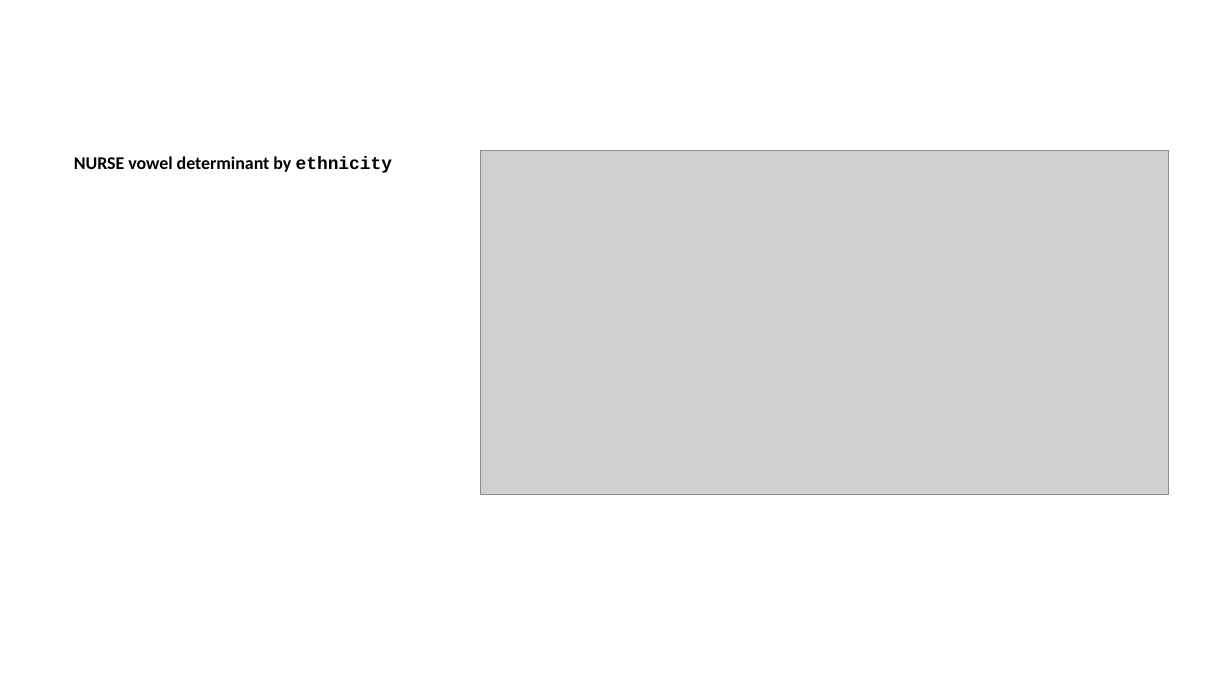
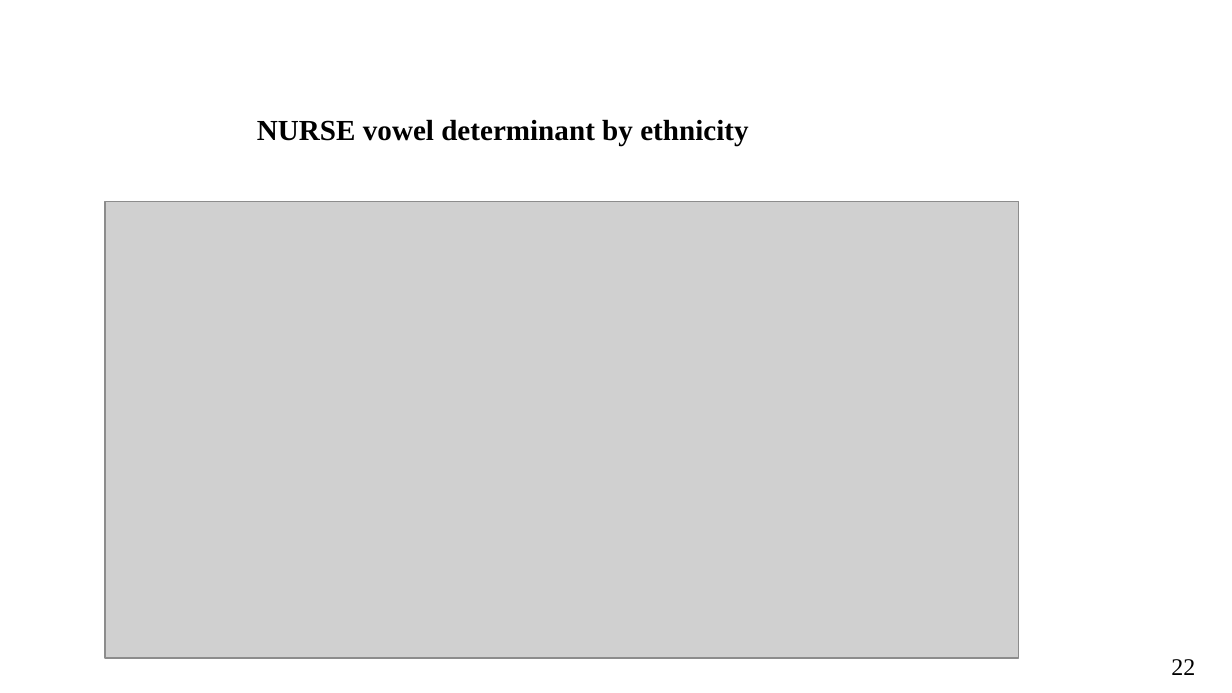
Before and after one commit to ClassOrg-Data-Sci-2024/Computational-mapping-of-NURSE-vowels-in-NE, a slide deck: slide 22 of Presentation.pptx (slide 27 before the commit). Drawn at 1232x693 pixels with LibreOffice and Linux fonts; fonts in the diff are those of the drawing; grey boxes stand for pictures. Boxes give left, top, right and bottom in pixels: in the first picture for what was removed or moved away, otherwise in the second. Text is boxed around its words. In the diff, an @@ line names an element or a change of style, - is before the commit and + after.

```diff
--- a/Presentation.pptx
+++ b/Presentation.pptx
@@ text "NURSE vowel determinant by ethnicity" moved from (x1=74, y1=156, x2=392, y2=173) to (x1=257, y1=119, x2=748, y2=145) @@
@@ text "NURSE vowel determinant by ethnicity" at (x1=257, y1=119, x2=748, y2=145): size 10.5 to 17 pt; font Calibri to Times New Roman in "NURSE vowel determinant by"; font Courier New to Times New Roman in "ethnicity"; line spacing 1 to 0.9; less space between paragraphs @@
@@ picture removed at (x1=480, y1=150, x2=1168, y2=494) @@
@@ picture added at (x1=105, y1=201, x2=1019, y2=658) @@
@@ text added at (x1=1171, y1=659, x2=1195, y2=675), 14 pt, text #000000 @@
+22
```
Also in this commit, not shown: 22 other slides changed, 1 slide added, 6 slides removed.
